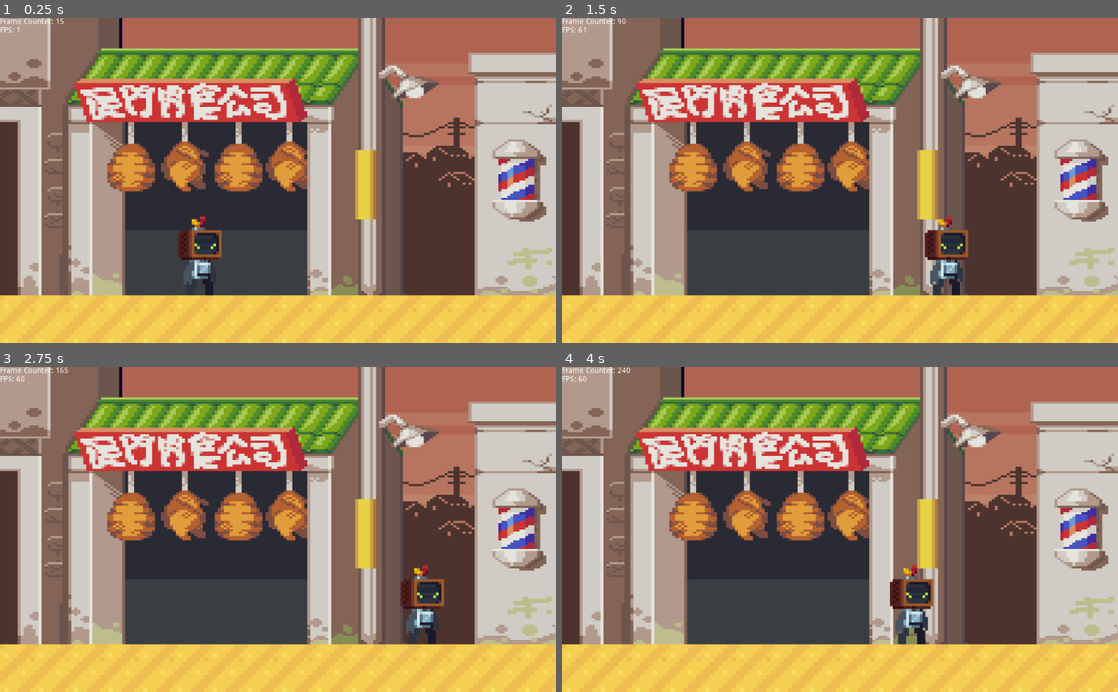
Above: before the commit, frames 1-4 (two rows, left to right).
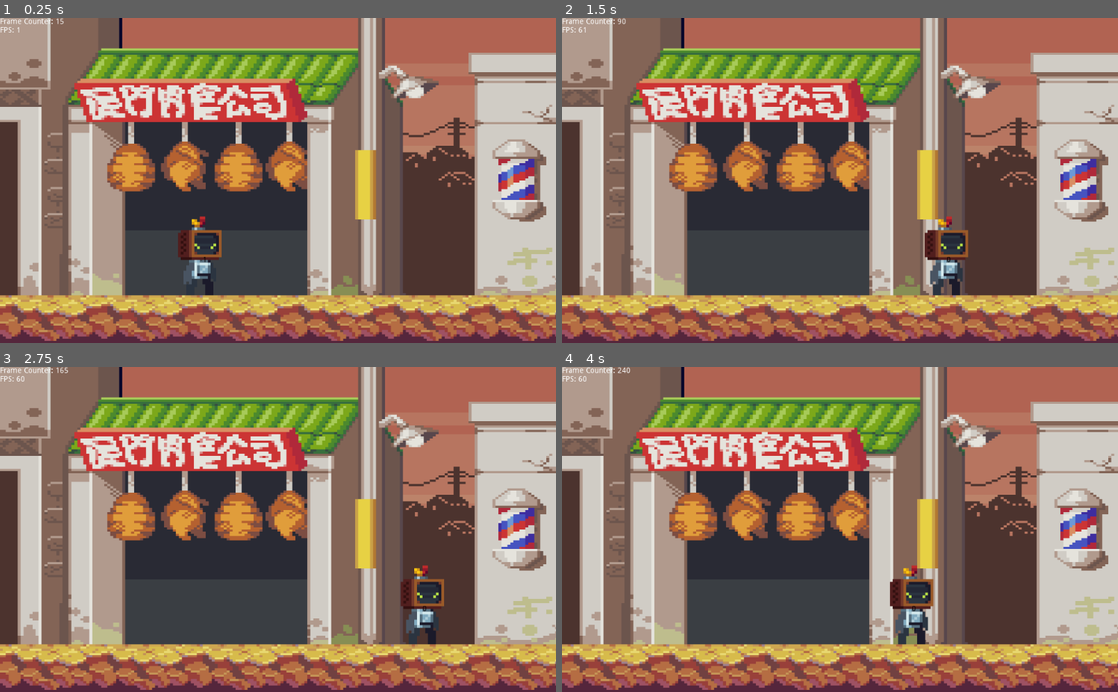
Above: after the commit, the same moments.

Repository: BasCandia/RollbackNetcodePeerToPeer
Game: Godot game, scene res://Scenes/Stage2DCollisions.tscn
Two runs of this game, one before a commit and one after it. Both use one fixed random seed, a clock stepped at 60 frames per second and the inputs below.
Inputs:
- Up to frame 1 (0.25 s): no input
- Up to frame 2 (1.5 s): tap Enter at 0.5 s; hold D 0.53-1.28 s; tap Z (GuardarDatos) at 0.6, 1.35 s; tap Space at 0.77 s; hold A from 1.28 s (still down)
- Up to frame 3 (2.75 s): tap Space at 1.52 s; release A at 2.03 s; hold D from 2.03 s (still down); tap P (test_fin) at 2.1 s; tap Z (GuardarDatos) at 2.3 s
- Up to frame 4 (4 s): tap T (test_inicio) at 2.85 s; tap Space at 3.02, 3.5, 3.77 s; tap Z (GuardarDatos) at 3.05, 3.8 s; release D at 3.53 s; hold A from 3.53 s (still down); hold Enter from 3.53 s (still down)

The runs differ from the first frame. In frame 1, 14% of the frame differs, in the area x 0-100%, y 85-100%; in frame 2, 14%; in frame 3, 14%; in frame 4, 14%.

Commit message:
Fix a Test

Diff:
--- a/Scenes/Stage2DCollisions.tscn
+++ b/Scenes/Stage2DCollisions.tscn
@@ -52,6 +52,7 @@
 light_mask = 2
 
 [node name="TileMap" type="TileMap" parent="."]
+visible = false
 tile_set = SubResource( 1 )
 cell_custom_transform = Transform2D( 32, 0, 0, 32, 0, 0 )
 format = 1
--- a/Scripts/InputControl.gd
+++ b/Scripts/InputControl.gd
@@ -162,7 +162,7 @@
 func GuardarDatos():
 	var texto = ""
 	for x in range (0,nro_prueba):
-		texto = texto + "Prueba " + str(x) + "\n"
+		texto = texto + "Prueba " + str(x+1) + "\n"
 		for y in range(0, MINUTO_FPS):
 			texto = texto + "Frame: "+ str(y+1)+ " Ping: "+ str(frame_ms_array[nro_prueba-1][y]) + "\n"
 		texto = texto + "\n"
Not shown, changed: Test.txt
